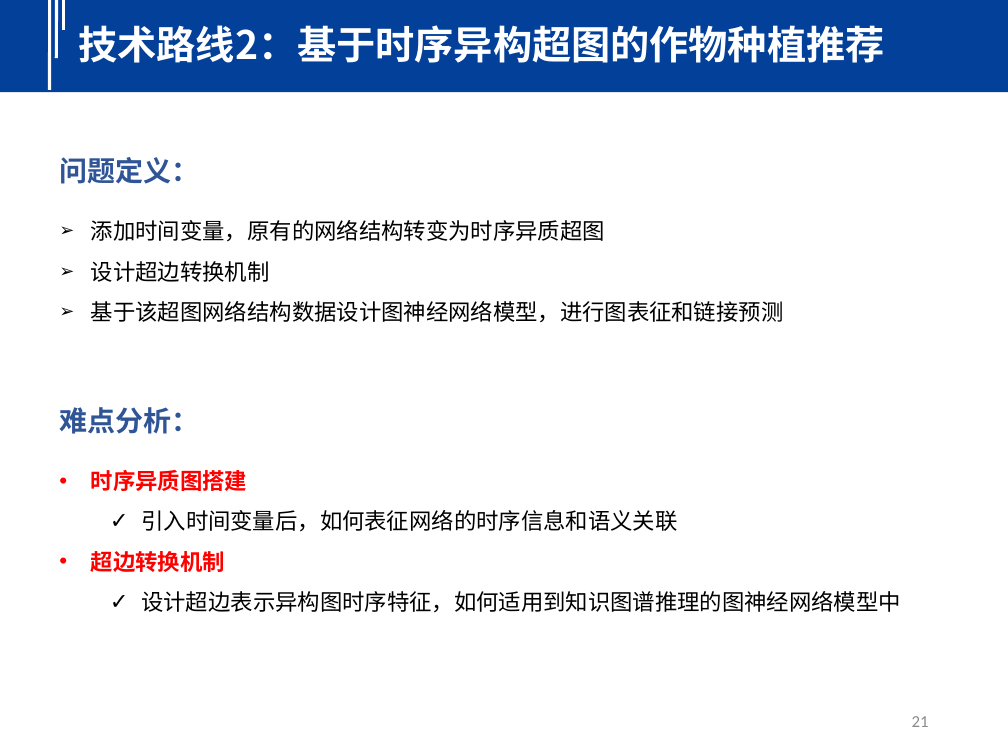
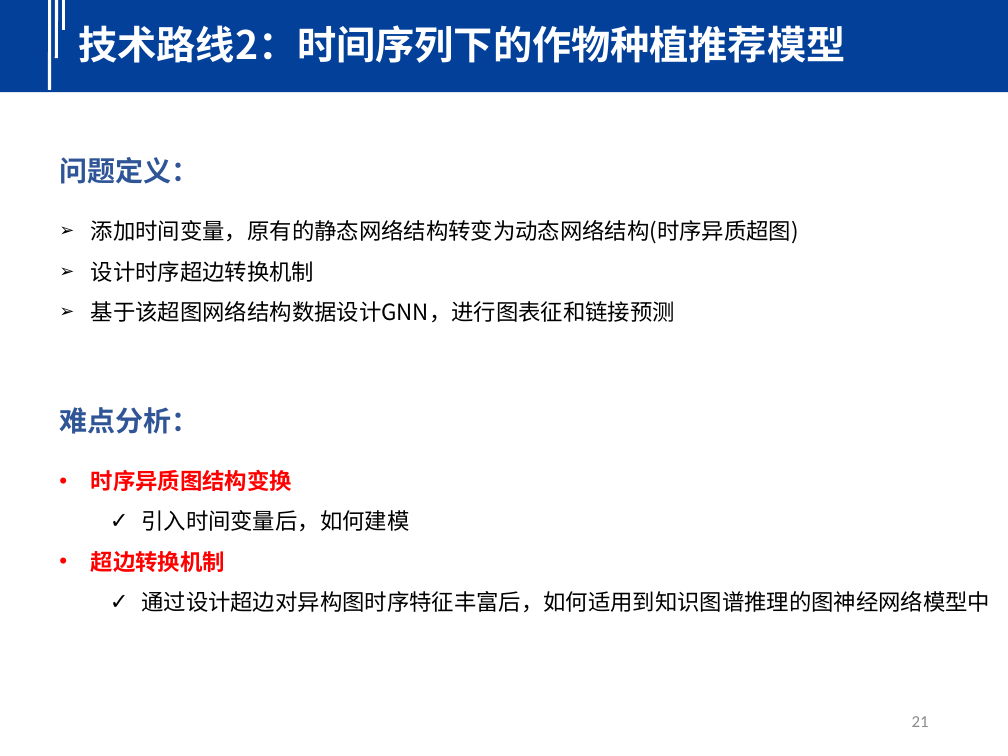
Before and after one commit to seu-cloud/seu-cloud-study, a slide deck: slide 21 of PPT/2023/20230602-巩傲凡-面向作物种类预测的知识推理技术研究.pptx. Drawn at 1008x756 pixels with LibreOffice and Linux fonts; fonts in the diff are those of the drawing. Boxes give left, top, right and bottom in pixels: in the first picture for what was removed or moved away, otherwise in the second. Text is boxed around its words. In the diff, an @@ line names an element or a change of style, - is before the commit and + after.

```diff
--- a/PPT/2023/20230602-巩傲凡-面向作物种类预测的知识推理技术研究.pptx
+++ b/PPT/2023/20230602-巩傲凡-面向作物种类预测的知识推理技术研究.pptx
@@ text at box(79, 25, 846, 63): text changed @@
-技术路线2：基于时序异构超图的作物种植推荐
+技术路线2：时间序列下的作物种植推荐模型
@@ text at box(91, 220, 799, 323): text changed @@
-➢ 添加时间变量，原有的网络结构转变为时序异质超图
-➢ 设计超边转换机制
-➢ 基于该超图网络结构数据设计图神经网络模型，进行图表征和链接预测
+➢ 添加时间变量，原有的静态网络结构转变为动态网络结构(时序异质超图)
+➢ 设计时序超边转换机制
+➢ 基于该超图网络结构数据设计GNN，进行图表征和链接预测
@@ text at box(91, 470, 409, 532): text changed @@
-• 时序异质图搭建
-  ✓ 引入时间变量后，如何表征网络的时序信息和语义关联
+• 时序异质图结构变换
+  ✓ 引入时间变量后，如何建模
@@ text at box(141, 591, 990, 613): text changed @@
-  ✓ 设计超边表示异构图时序特征，如何适用到知识图谱推理的图神经网络模型中
+  ✓ 通过设计超边对异构图时序特征丰富后，如何适用到知识图谱推理的图神经网络模型中
```
Also in this commit, not shown: 17 other slides changed, 1 slide added, 1 slide removed.
